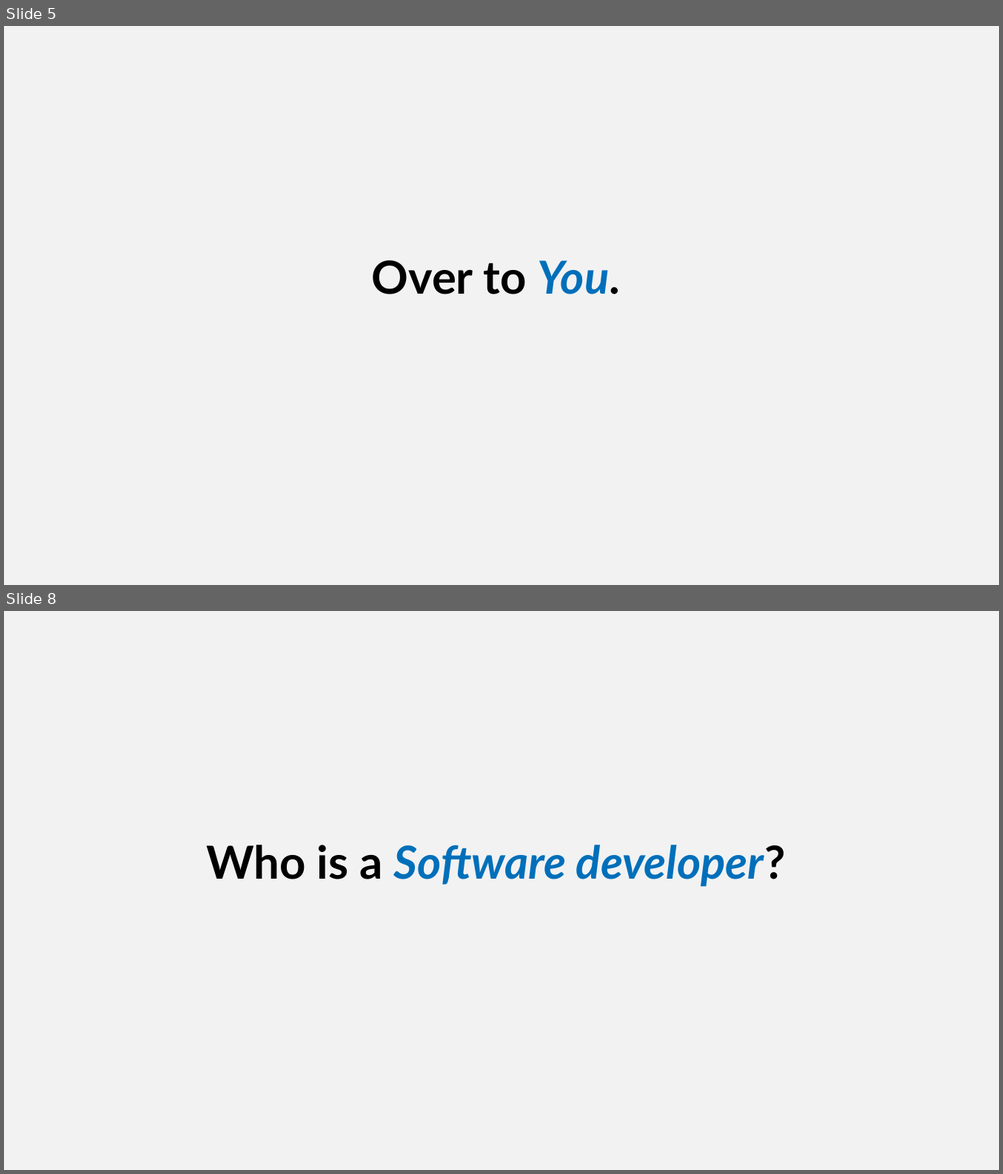
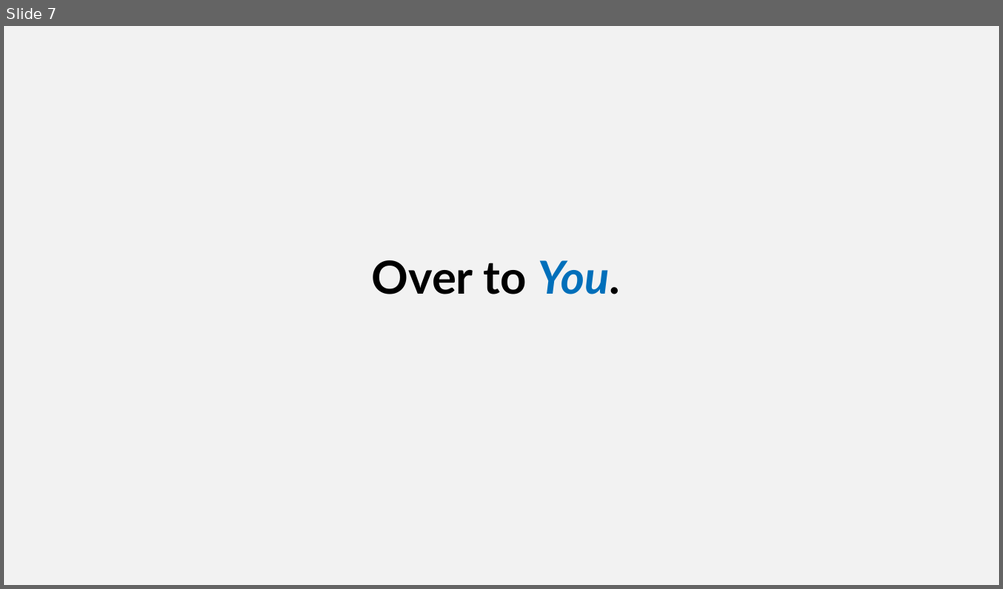
Before and after one commit to SQLShark/MachineLearningFromModelToProduction, a slide deck: Slides/M5 - An Introduction to Docker.pptx. Shown one above the other, each under a label of ours: slides 5 and 8 before the commit, slide 7 after it; the slides between them are not shown. The pictures are 1003x1174 and 1003x589 pixels, drawn with LibreOffice and Linux fonts; fonts in the diff are those of the drawing; background and template pictures are left out. Boxes give left, top, right and bottom in pixels: in the first picture for what was removed or moved away, otherwise in the second. Text is boxed around its words. In the diff, an @@ line names an element or a change of style, - is before the commit and + after.

```diff
--- a/Slides/M5 - An Introduction to Docker.pptx
+++ b/Slides/M5 - An Introduction to Docker.pptx
@@ slide 8 removed at [4,611,999,1170], background #F2F2F2 @@
@@ text removed at [206,845,785,887] @@
-Who is a Software developer?
@@ what was slide 5 is now slide 7 @@
```
Also in this commit, not shown: 1 slide changed, 11 slides added, 5 other slides removed, 15 other files.
